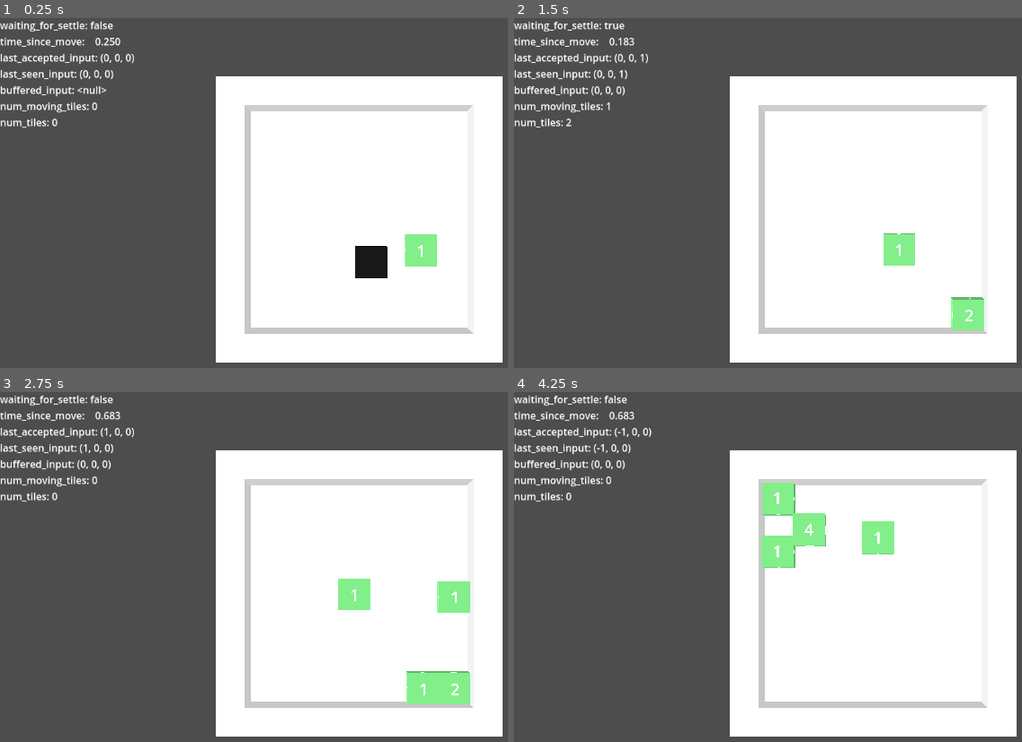
Above: before the commit, frames 1-4 (two rows, left to right).
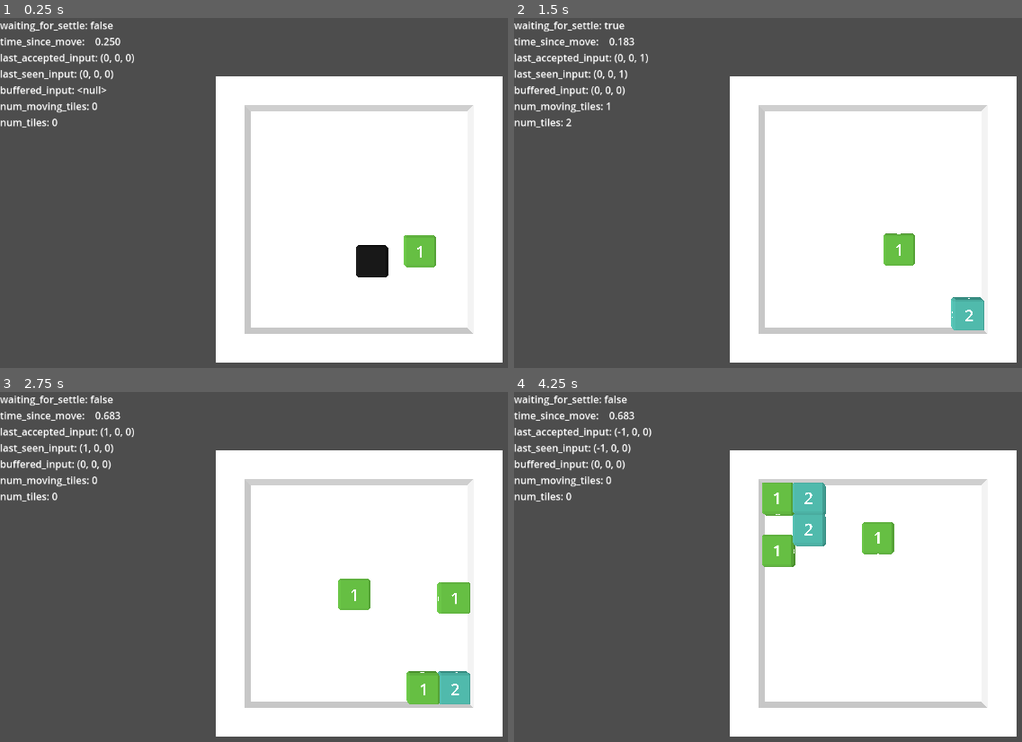
Above: after the commit, the same moments.

Repository: vivlim/2048ish-3d
Game: Godot game, scene res://scenes/Main.tscn
Same seed, same stepped clock (60 frames per second), same inputs: the game is played once before the commit and once after it.
Inputs:
- Up to frame 1 (0.25 s): no input
- Up to frame 2 (1.5 s): hold Right (right) 0.53-1.28 s; tap Enter at 1.25 s; hold Down (down) from 1.28 s (still down)
- Up to frame 3 (2.75 s): release Down (down) at 2.03 s; hold Right (right) from 2.03 s (still down)
- Up to frame 4 (4.25 s): tap Space at 2.75 s; release Right (right) at 2.78 s; hold Up (up) 2.78-3.53 s; hold Left (left) from 3.53 s (still down)

The runs differ from the first frame. In frame 1, 0.7% of the frame differs, in the area x 69-87%, y 61-75%; in frame 2, 1.2%; in frame 3, 2.3%; in frame 4, 2.9%, in the area x 48-75%, y 25-51%.

Commit message:
improve visuals, color

Diff:
--- a/project.godot
+++ b/project.godot
@@ -12,28 +12,32 @@
 
 config/name="2048-dx"
 run/main_scene="res://scenes/Main.tscn"
-config/features=PackedStringArray("4.2", "Forward Plus")
+config/features=PackedStringArray("4.3", "Forward Plus")
 config/icon="res://icon.svg"
 
 [input]
 
 left={
 "deadzone": 0.5,
-"events": [Object(InputEventKey,"resource_local_to_scene":fa …(175 unchanged characters)… ode":4194319,"key_label":0,"unicode":0,"echo":false,"script":null)
+"events": [Object(InputEventKey,"resource_local_to_scene":fa …(175 unchanged characters)… ode":4194319,"key_label":0,"unicode":0,"location":0,"echo":false,"script":null)
 ]
 }
 right={
 "deadzone": 0.5,
-"events": [Object(InputEventKey,"resource_local_to_scene":fa …(175 unchanged characters)… ode":4194321,"key_label":0,"unicode":0,"echo":false,"script":null)
+"events": [Object(InputEventKey,"resource_local_to_scene":fa …(175 unchanged characters)… ode":4194321,"key_label":0,"unicode":0,"location":0,"echo":false,"script":null)
 ]
 }
 up={
 "deadzone": 0.5,
-"events": [Object(InputEventKey,"resource_local_to_scene":fa …(175 unchanged characters)… ode":4194320,"key_label":0,"unicode":0,"echo":false,"script":null)
+"events": [Object(InputEventKey,"resource_local_to_scene":fa …(175 unchanged characters)… ode":4194320,"key_label":0,"unicode":0,"location":0,"echo":false,"script":null)
 ]
 }
 down={
 "deadzone": 0.5,
-"events": [Object(InputEventKey,"resource_local_to_scene":fa …(175 unchanged characters)… ode":4194322,"key_label":0,"unicode":0,"echo":false,"script":null)
+"events": [Object(InputEventKey,"resource_local_to_scene":fa …(175 unchanged characters)… ode":4194322,"key_label":0,"unicode":0,"location":0,"echo":false,"script":null)
 ]
 }
+
+[rendering]
+
+textures/vram_compression/import_s3tc_bptc=true
--- a/scenes/Main.tscn
+++ b/scenes/Main.tscn
@@ -1,5 +1,6 @@
-[gd_scene load_steps=11 format=3 uid="uid://cvyfx8rvlm222"]
+[gd_scene load_steps=12 format=3 uid="uid://cvyfx8rvlm222"]
 
+[ext_resource type="PackedScene" uid="uid://c44kyuicrnvbt" path="res://scenes/NumberedCube3D.tscn" id="2_76kwu"]
 [ext_resource type="Script" path="res://scripts/PlayerController.gd" id="3_r4ntg"]
 [ext_resource type="ArrayMesh" uid="uid://5e54aauf2ivw" path="res://assets/unit-pocket.obj" id="4_ec7tt"]
 [ext_resource type="Material" uid="uid://cuokyueyk2jc3" path="res://materials/tiles.tres" id="5_popat"]
@@ -40,6 +41,7 @@
 SpawnField = NodePath("../SpawnVolume")
 debug_label = NodePath("../CanvasLayer/Label")
 camera = NodePath("../Camera3D")
+tile_scene = ExtResource("2_76kwu")
 
 [node name="SpawnVolume" type="MeshInstance3D" parent="."]
 transform = Transform3D(1, 0, 0, 0, 1, 0, 0, 0, 1, 0, -0.0144377, 0)
--- a/scenes/NumberedCube3D.tscn
+++ b/scenes/NumberedCube3D.tscn
@@ -2,30 +2,30 @@
 
 [ext_resource type="Script" path="res://scripts/NumberedCube3D.gd" id="1_4bivt"]
 [ext_resource type="Script" path="res://scripts/TileBody.gd" id="2_u1gma"]
-[ext_resource type="Texture2D" uid="uid://bc5bp0hxnilf2" path="res://materials/NumberViewportTexture.tres" id="2_wuovv"]
+[ext_resource type="ArrayMesh" uid="uid://b04la8vf5gv0o" path="res://assets/beveled-cube.obj" id="3_01tl7"]
 [ext_resource type="PackedScene" uid="uid://rjicofp54loh" path="res://scenes/TileCanvas.tscn" id="3_c8ii3"]
 
 [sub_resource type="PhysicsMaterial" id="PhysicsMaterial_54ggr"]
 friction = 0.3
 
-[sub_resource type="ViewportTexture" id="ViewportTexture_36h1o"]
+[sub_resource type="ViewportTexture" id="ViewportTexture_y0bx8"]
 viewport_path = NodePath("Tile/SubViewport")
 
-[sub_resource type="StandardMaterial3D" id="StandardMaterial3D_pg4kb"]
+[sub_resource type="StandardMaterial3D" id="StandardMaterial3D_sc7qx"]
 resource_local_to_scene = true
-albedo_texture = SubResource("ViewportTexture_36h1o")
-
-[sub_resource type="BoxMesh" id="BoxMesh_1cjxk"]
-lightmap_size_hint = Vector2i(14, 21)
-material = SubResource("StandardMaterial3D_pg4kb")
-
-[sub_resource type="StandardMaterial3D" id="StandardMaterial3D_52l8r"]
-resource_local_to_scene = true
-albedo_texture = ExtResource("2_wuovv")
+albedo_texture = SubResource("ViewportTexture_y0bx8")
 uv1_offset = Vector3(0.5, 0.5, 0.5)
 uv1_triplanar = true
 
-[sub_resource type="BoxShape3D" id="BoxShape3D_6fn2w"]
+[sub_resource type="ConvexPolygonShape3D" id="ConvexPolygonShape3D_mv028"]
+points = PackedVector3Array(-0.435892, -0.435891, -0.498217, 0.435814, 0.435834, 0.498152, -0.43586, 0.435859, 0.49818, -0.435892, 0.498216, -0.43589, 0.49814, -0.435928, -0.435928, -0.435861, -0.498181, 0.43586, 0.435815, 0.435835, -0.498153, 0.435845, -0.435866, 0.498188, -0.49812, -0.435891, 0.435891, 0.435814, 0.498152, 0.435834, 0.435846, -0.498189, -0.435866, 0.498069, 0.435866, 0.435866, -0.49812, 0.435891, -0.435891, 0.435845, 0.498188, -0.435866, -0.435892, -0.43589, 0.498216, -0.435892, -0.498217, -0.435891, -0.43586, 0.49818, 0.435859, 0.498105, -0.435897, 0.435897, -0.435861, 0.43586, -0.498181, -0.498155, -0.435922, -0.435922, 0.498105, 0.435897, -0.435897, 0.435846, -0.435866, -0.498189, 0.435815, -0.498153, 0.435835, -0.498084, 0.43586, 0.43586)
+
+[sub_resource type="Gradient" id="Gradient_rlwew"]
+offsets = PackedFloat32Array(0, 0.141631, 0.317597, 0.467811, 0.587983, 0.725322, 0.849785)
+colors = PackedColorArray(0.293004, 0.568167, 0.184083, 1, 0.209904, 0.557036, 0.49295, 1, 0.391228, 0.479256, 0.723309, 1, 0.640878, 0.35137, 0.722174, 1, 0.742135, 0.340179, 0.429092, 1, 0.694044, 0.408188, 0.204452, 1, 0.519366, 0.503561, 0.218254, 1)
+
+[sub_resource type="GradientTexture1D" id="GradientTexture1D_dl5xr"]
+gradient = SubResource("Gradient_rlwew")
 
 [node name="NumberedCube3D" type="Node3D" node_paths=PackedStringArray("rigid_body")]
 script = ExtResource("1_4bivt")
@@ -34,23 +34,24 @@
 [node name="Tile" type="RigidBody3D" parent="." node_paths=PackedStringArray("mesh", "canvas")]
 mass = 2.0
 physics_material_override = SubResource("PhysicsMaterial_54ggr")
+contact_monitor = true
 max_contacts_reported = 5
-contact_monitor = true
 script = ExtResource("2_u1gma")
 Value = 11
 mesh = NodePath("MeshInstance3D")
 canvas = NodePath("SubViewport/TileCanvas")
 
 [node name="MeshInstance3D" type="MeshInstance3D" parent="Tile"]
-mesh = SubResource("BoxMesh_1cjxk")
-surface_material_override/0 = SubResource("StandardMaterial3D_52l8r")
+mesh = ExtResource("3_01tl7")
+surface_material_override/0 = SubResource("StandardMaterial3D_sc7qx")
 
 [node name="CollisionShape3D" type="CollisionShape3D" parent="Tile"]
-shape = SubResource("BoxShape3D_6fn2w")
+shape = SubResource("ConvexPolygonShape3D_mv028")
 
 [node name="SubViewport" type="SubViewport" parent="Tile"]
 size = Vector2i(256, 256)
 
 [node name="TileCanvas" parent="Tile/SubViewport" instance=ExtResource("3_c8ii3")]
+Colors = SubResource("GradientTexture1D_dl5xr")
 
 [connection signal="body_entered" from="Tile" to="." method="_on_tile_body_entered"]
--- a/scripts/PlayerController.gd
+++ b/scripts/PlayerController.gd
@@ -3,6 +3,7 @@
 @export var SpawnField: MeshInstance3D
 @export var debug_label: Label
 @export var camera: Camera3D
+@export var tile_scene: Resource
 
 @export var lock_rotation: bool = true
 var debug_labels := {}
@@ -15,8 +16,6 @@
 var time_since_move: float = 0.0
 @export var wait_period = 0.05
 @export var start_damping_after = 0.5
-
-var tile_scene = preload("res://scenes/NumberedCube3d.tscn")
 
 var move_speed := 30
 
--- a/scripts/TileCanvas.gd
+++ b/scripts/TileCanvas.gd
@@ -1,16 +1,26 @@
 extends CanvasLayer
 
 @export var Value: int = 0
-@export var LastValue: int = 0
+var LastValue: int = 0
+@export var Colors: GradientTexture1D
+@export var GradientMapMax: int = 90 # something that doesn't evenly divide by the tile values, so we get different spots on the gradient
 
 # Called when the node enters the scene tree for the first time.
 func _ready():
 	update_label()
 
 func update_label():
-	if (Value != LastValue):
+	if Value != LastValue and Value > 0:
 		$Label.text = str(Value)
-		Value = LastValue
+		LastValue = Value
+		var gradient_map_value = Value
+		while gradient_map_value > GradientMapMax:
+			gradient_map_value -= GradientMapMax
+		gradient_map_value = log(gradient_map_value)
+		var gradient_map_x = remap(gradient_map_value, 0, log(GradientMapMax), 0, Colors.get_width())
+		var color = Colors.get_image().get_pixel(gradient_map_x, 0)
+		print("color map:" + str(Value) + ": " + str(gradient_map_value) + ", " + str(gradient_map_x))
+		$ColorRect.color = color
 
 # Called every frame. 'delta' is the elapsed time since the previous frame.
 func _process(delta):
--- a/shaders/NumberTile.tres
+++ b/shaders/NumberTile.tres
@@ -55,7 +55,6 @@
 
 }
 "
-graph_offset = Vector2(-1391.56, -29.9345)
 nodes/fragment/2/node = SubResource("VisualShaderNodeInput_y51tv")
 nodes/fragment/2/position = Vector2(-1680, 400)
 nodes/fragment/5/node = SubResource("VisualShaderNodeTexture2DParameter_1g1dd")
Not shown, added: assets/beveled-cube.obj
Not shown, added: assets/beveled-cube.obj.import
Not shown, changed: export_presets.cfg
